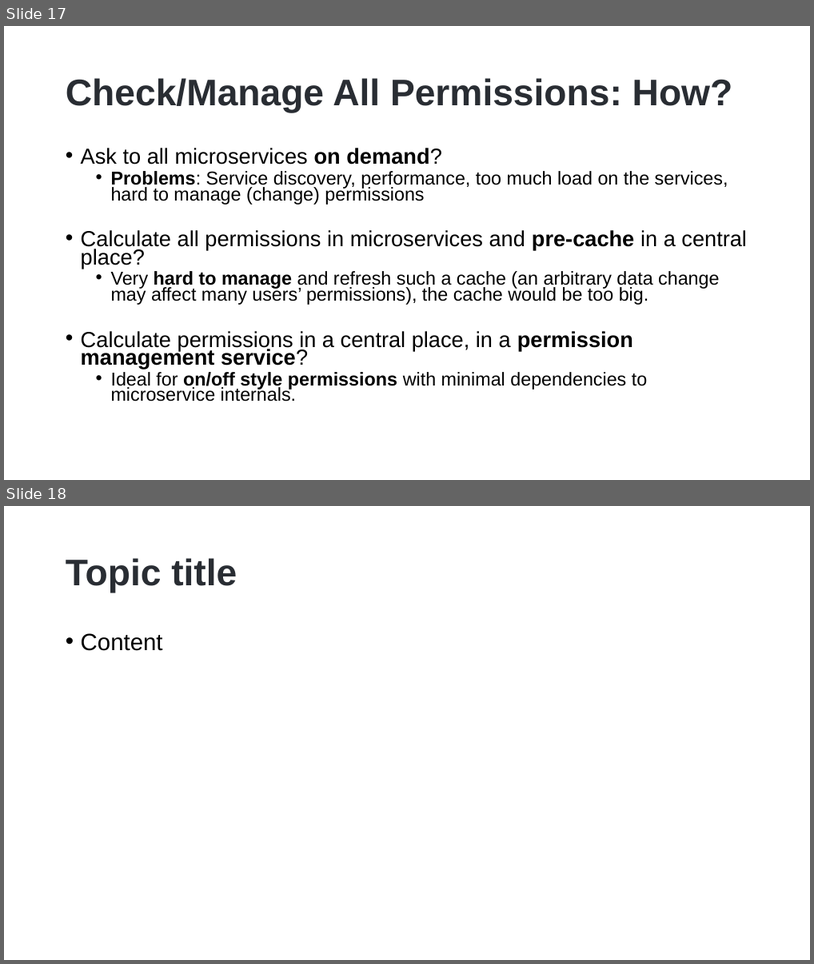
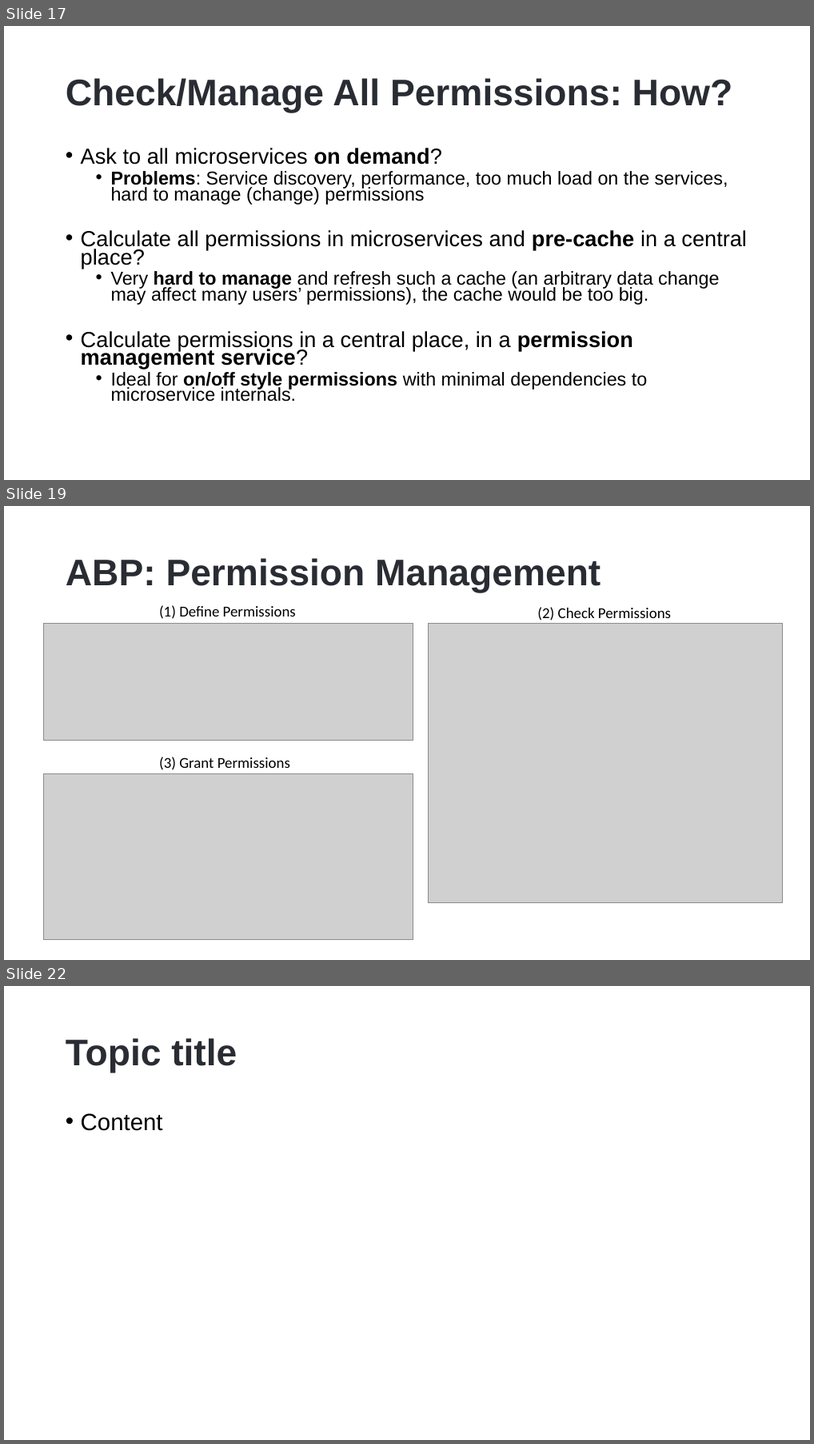
Before and after one commit to hikalkan/presentations, a slide deck: 2022-10-15 Authorization-In-Distributed-Systems/Authorization-In-Distributed-Systems.pptx. Shown one above the other, each under a label of ours: slides 17 and 18 before the commit, slides 17, 19 and 22 after it; the slides between them are not shown. The pictures are 814x964 and 814x1444 pixels, drawn with LibreOffice and Linux fonts; fonts in the diff are those of the drawing; grey boxes stand for pictures; background and template pictures are left out. Boxes give left, top, right and bottom in pixels: in the first picture for what was removed or moved away, otherwise in the second. Text is boxed around its words. In the diff, an @@ line names an element or a change of style, - is before the commit and + after.

```diff
--- a/2022-10-15 Authorization-In-Distributed-Systems/Authorization-In-Distributed-Systems.pptx
+++ b/2022-10-15 Authorization-In-Distributed-Systems/Authorization-In-Distributed-Systems.pptx
@@ slide 19 added at (4, 506, 810, 960), background picture (left out) @@
@@ title added at (66, 558, 601, 593), 44 pt, text #292D33, bold @@
+ABP: Permission Management
@@ picture added at (44, 624, 414, 740) @@
@@ text added at (159, 605, 296, 619), 18 pt, text #000000 @@
+(1) Define Permissions
@@ picture added at (428, 624, 783, 903) @@
@@ text added at (538, 607, 671, 620), 18 pt, text #000000 @@
+(2) Check Permissions
@@ text added at (159, 756, 290, 770), 18 pt, text #000000 @@
+(3) Grant Permissions
@@ picture added at (44, 773, 414, 939) @@
@@ what was slide 18 is now slide 22 @@
```
Also in this commit, not shown: 2 slides changed, 3 other slides added.
